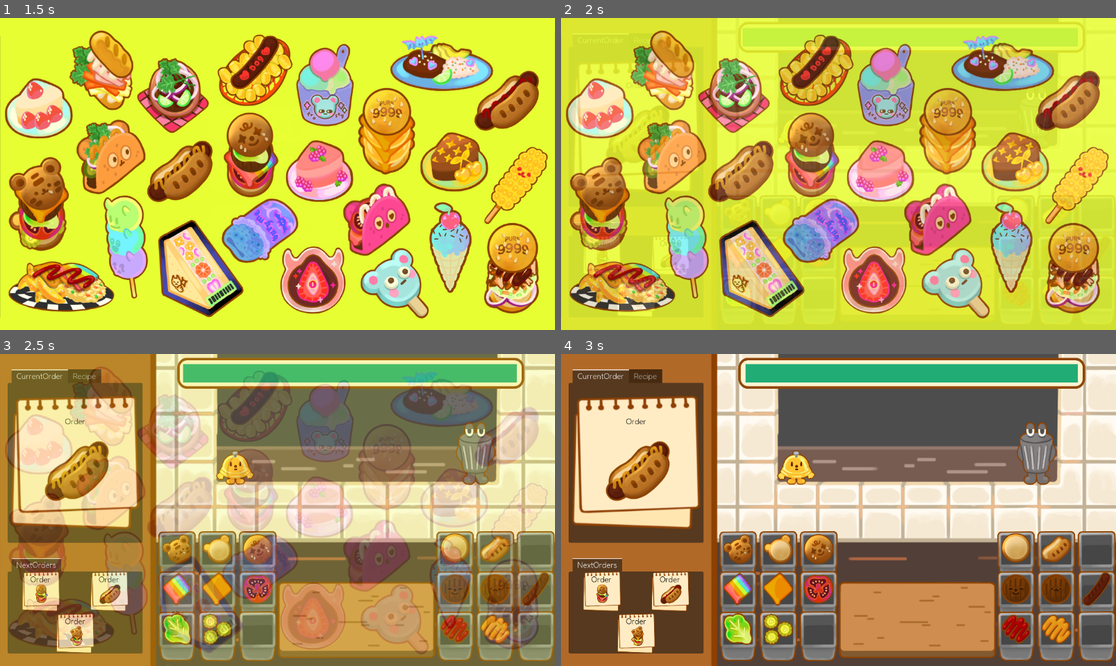
Above: before the commit, frames 1-4 (two rows, left to right).
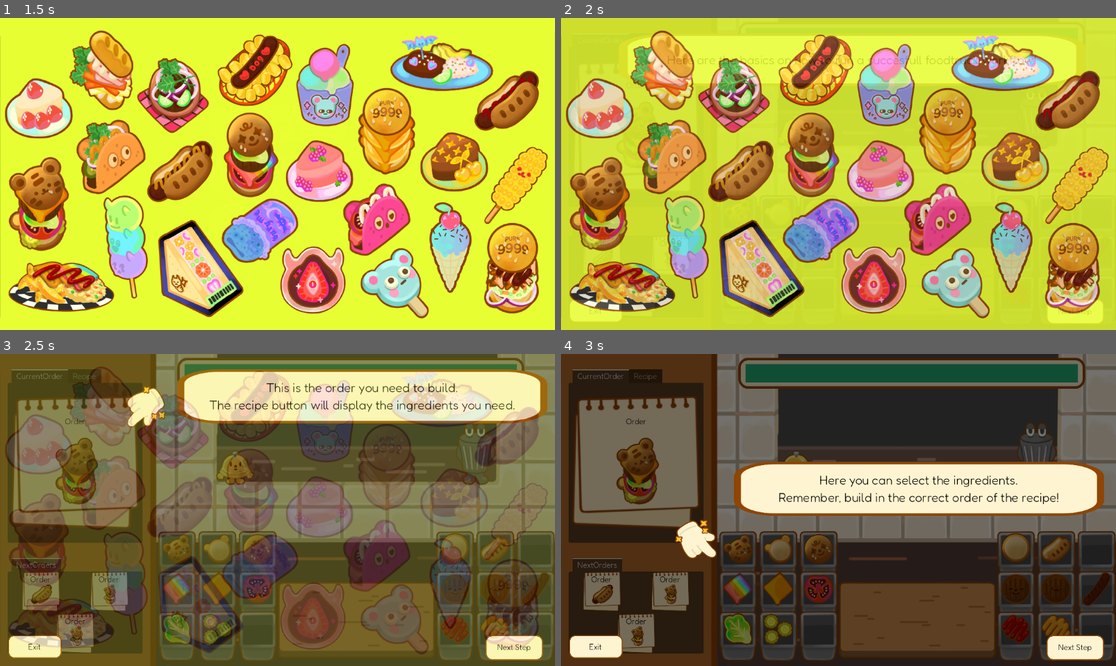
Above: after the commit, the same moments.

Repository: Gus700/FoodTruckBattles
Game: Godot game, scene res://scenes/SceneSwitcher.tscn
Two runs of this game, one before a commit and one after it. Both use one fixed random seed, a clock stepped at 60 frames per second and the inputs below.
Inputs (mouse positions are in pixels of both pictures, inside the frame that each line leads up to):
- Up to frame 1 (1.5 s): click (277, 124) at 0.5 s; click (277, 124) at 1.25 s
- Up to frame 2 (2 s): no input
- Up to frame 3 (2.5 s): click (516, 647) at 2 s, where only the run after the commit has a clickable "Next Step"
- Up to frame 4 (3 s): click (1077, 647) at 2.75 s, where only the run after the commit has a clickable "Next Step"

Frame 1 is identical in both runs. In frame 2, 10% of the frame differs, in the area x 0-100%, y 4-98%; in frame 3, 98%, in the area x 0-100%, y 0-100%; in frame 4, 97%.

Commit message:
moved tutorial level into general scene folder, fixed timer bug

Diff:
--- /dev/null
+++ b/scenes/LevelTutorial.tscn
@@ -0,0 +1,8 @@
+[gd_scene load_steps=2 format=3 uid="uid://yt3olmasjk8s"]
+
+[ext_resource type="PackedScene" uid="uid://eddd6ar36cnd" path="res://scenes/Level.tscn" id="1_0m4n7"]
+
+[node name="LevelTutorial" instance=ExtResource("1_0m4n7")]
+
+[node name="TutorialOverlay" parent="." index="9"]
+visible = true
--- a/scenes/MainMenu.tscn
+++ b/scenes/MainMenu.tscn
@@ -65,7 +65,7 @@
 ignore_texture_size = true
 stretch_mode = 5
 script = ExtResource("2_64bw0")
-dest = "Level"
+dest = "LevelTutorial"
 
 [node name="Memories" type="TextureButton" parent="GridContainer"]
 custom_minimum_size = Vector2(300, 100)
--- a/scenes/levels/TutorialLevel.tscn
+++ /dev/null
@@ -1,5 +0,0 @@
-[gd_scene load_steps=2 format=3 uid="uid://yt3olmasjk8s"]
-
-[ext_resource type="PackedScene" uid="uid://eddd6ar36cnd" path="res://scenes/Level.tscn" id="1_yjvyn"]
-
-[node name="TutorialLevel" instance=ExtResource("1_yjvyn")]
--- a/scripts/EnemyProgress.gd
+++ b/scripts/EnemyProgress.gd
@@ -2,7 +2,7 @@
 
 @onready var timer :Node = $Timer
 @onready var progressBar :Node = $TextureRect/ProgressBar
-@onready var waitTimeUnit:float = 1/timer.wait_time
+@onready var waitTimeUnit:float = (1 - progressBar.anchor_left) /timer.wait_time
 signal game_over()
 
 
@@ -30,4 +30,5 @@
 
 func _on_timer_timeout() -> void:
 	emit_signal("game_over")
+	print("over")
 	pass # Replace with function body.
